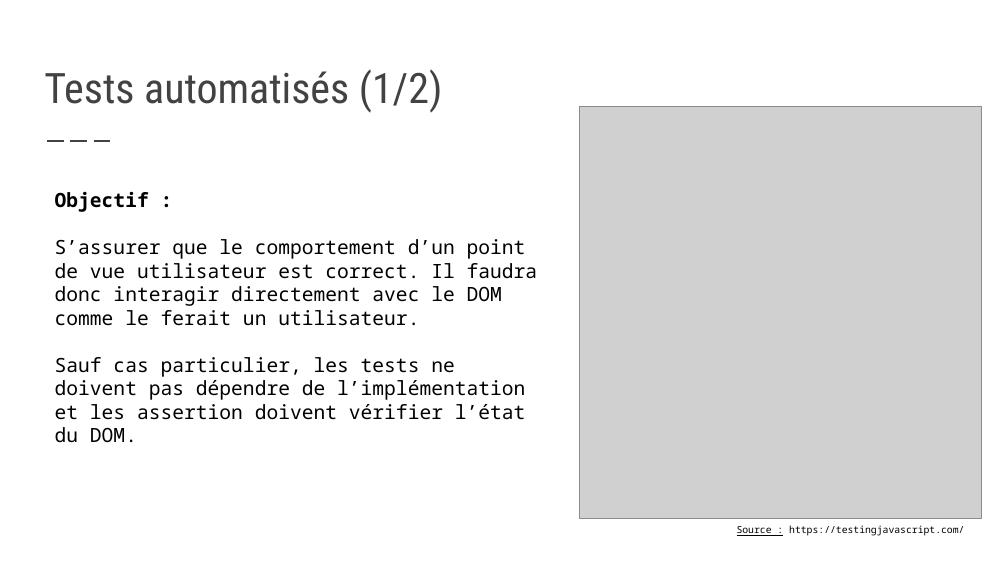
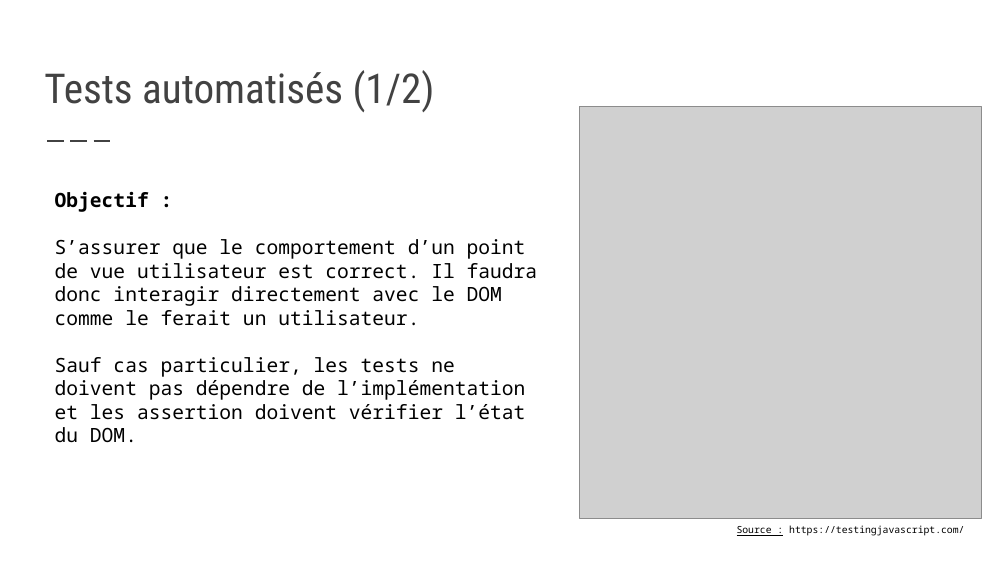
Before and after one commit to Zenika-Training/formation-react-sur-mesure, a slide deck: slide 23 of Slides&TPs.pptx (slide 22 before the commit). Drawn at 1008x567 pixels with LibreOffice and Linux fonts; fonts in the diff are those of the drawing; grey boxes stand for pictures. Boxes give left, top, right and bottom in pixels: in the first picture for what was removed or moved away, otherwise in the second. Text is boxed around its words. In the diff, an @@ line names an element or a change of style, - is before the commit and + after.

```diff
--- a/Slides&TPs.pptx
+++ b/Slides&TPs.pptx
@@ title "Tests automatisés (1/2)" at [44,70,435,112]: size 30 to 29.4 pt @@
```
Also in this commit, not shown: 38 other slides changed, 2 slides added, 2 other files.
